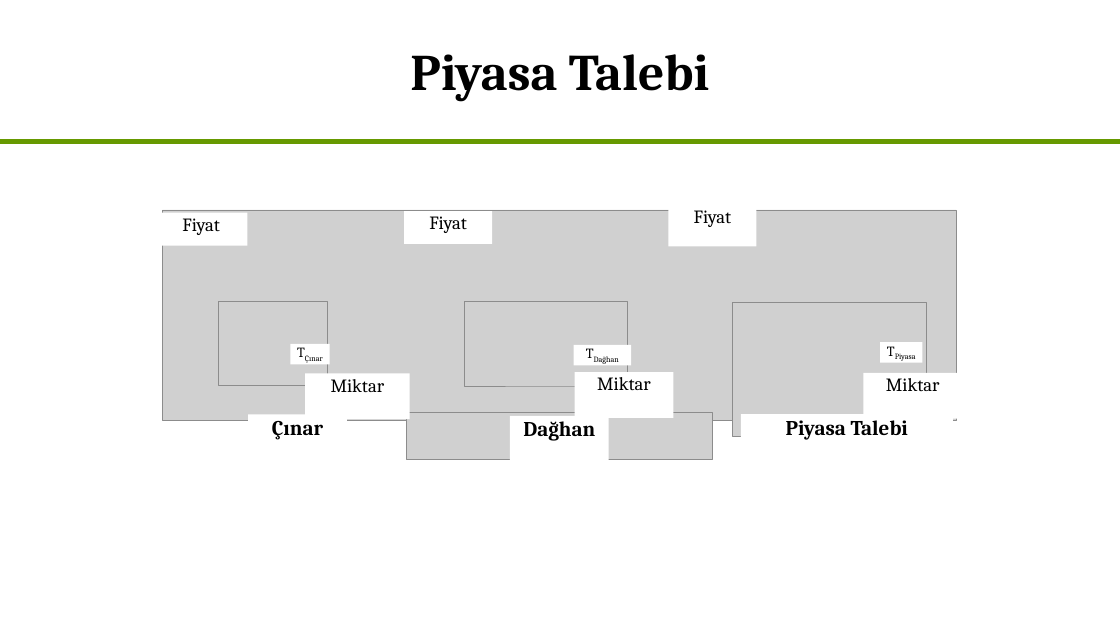
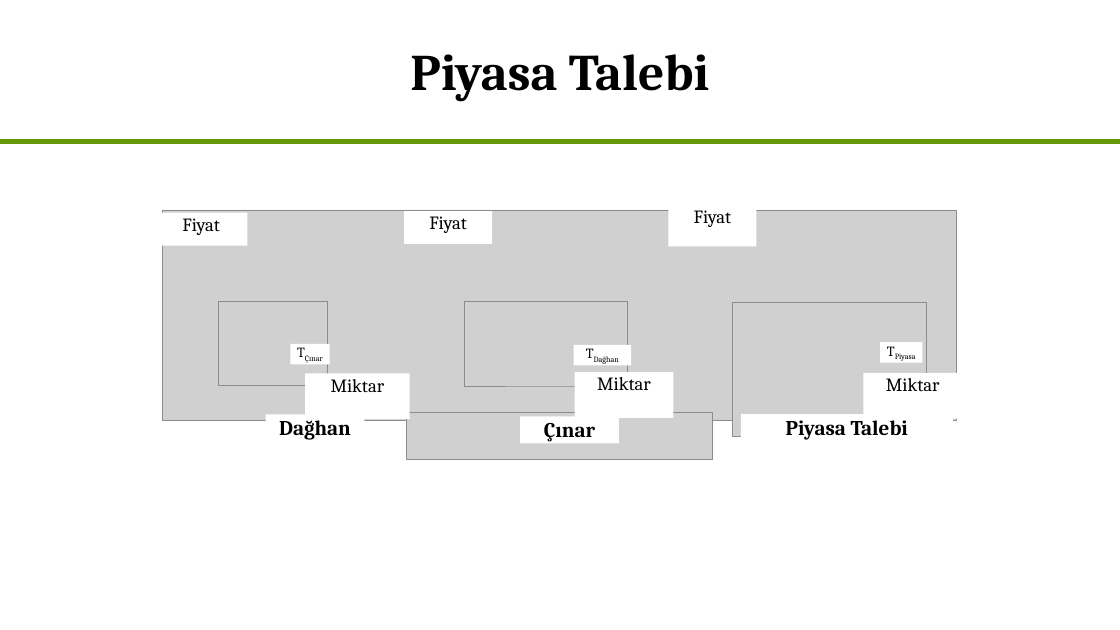
Before and after one commit to akademiekonometri/akademi-ekonometri-academic, a slide deck: slide 12 of static/repo/akek/courses/ekonomi/Ekonomi - Hafta 3 (Kara).pptx. Drawn at 1120x630 pixels with LibreOffice and Linux fonts; fonts in the diff are those of the drawing; grey boxes stand for pictures. Boxes give left, top, right and bottom in pixels: in the first picture for what was removed or moved away, otherwise in the second. Text is boxed around its words. In the diff, an @@ line names an element or a change of style, - is before the commit and + after.

Commit message:
typo correction

```diff
--- a/static/repo/akek/courses/ekonomi/Ekonomi - Hafta 3 (Kara).pptx
+++ b/static/repo/akek/courses/ekonomi/Ekonomi - Hafta 3 (Kara).pptx
@@ text "Dağhan" rewrapped from (x1=510, y1=416, x2=609, y2=462) to (x1=279, y1=420, x2=351, y2=440) @@
@@ rectangle "Çınar" resized from (x1=272, y1=421, x2=323, y2=440) to (x1=520, y1=417, x2=619, y2=444) @@
@@ picture removed at (x1=279, y1=425, x2=315, y2=441) @@
```
